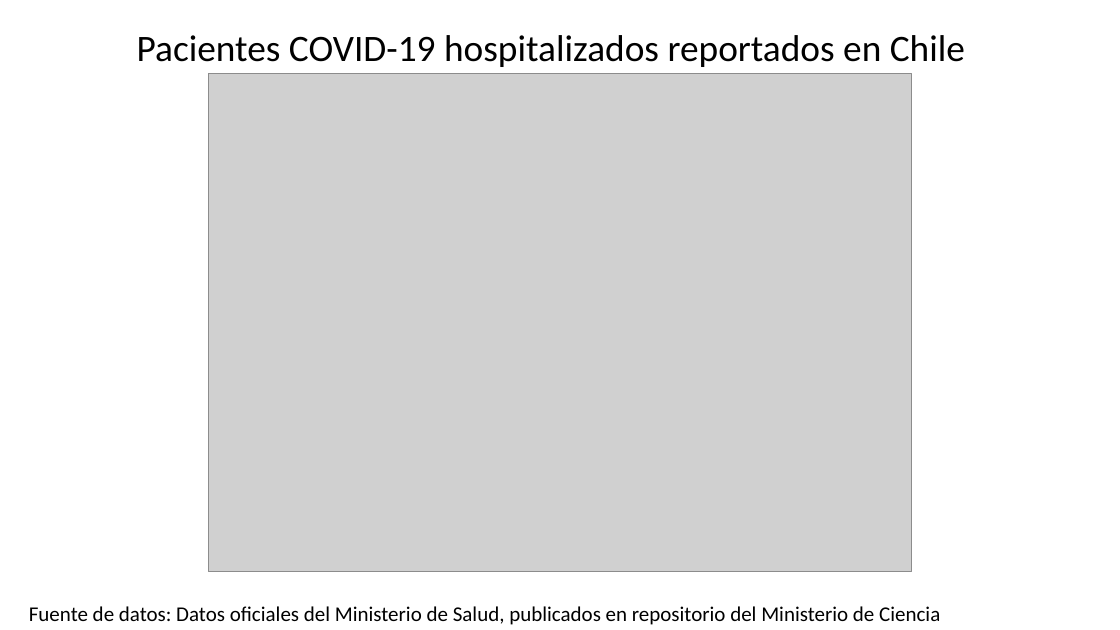
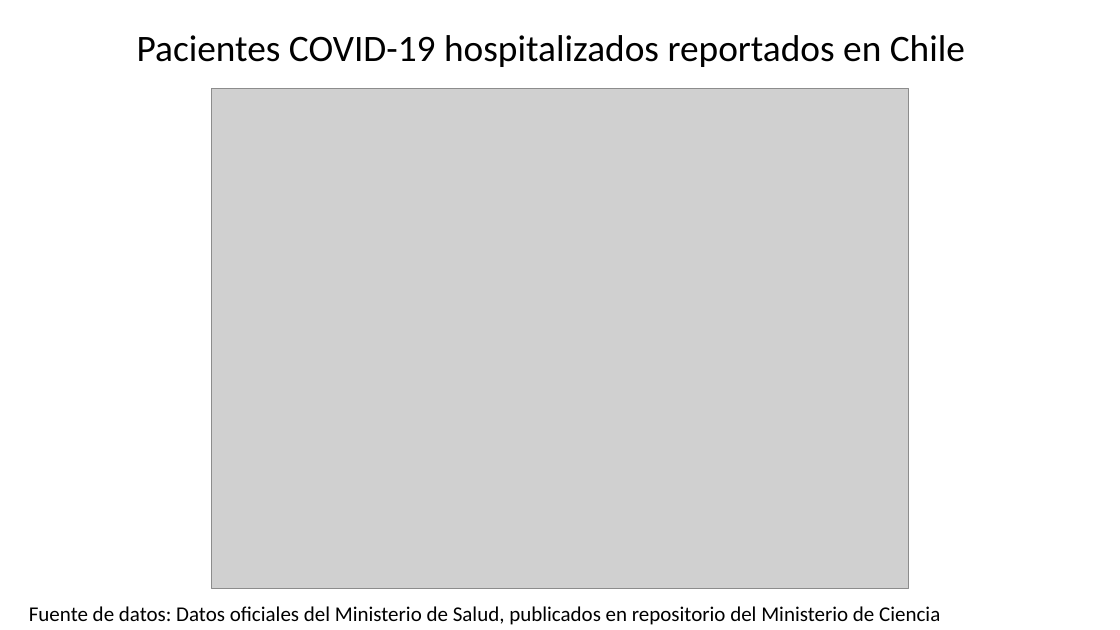
Before and after one commit to dataCovid19CL/capsulasSemanales, a slide deck: slide 6 of DATOS COVID Chile 2022 07 16.pptx. Drawn at 1120x630 pixels with LibreOffice and Linux fonts; fonts in the diff are those of the drawing; grey boxes stand for pictures. Boxes give left, top, right and bottom in pixels: in the first picture for what was removed or moved away, otherwise in the second. Text is boxed around its words. In the diff, an @@ line names an element or a change of style, - is before the commit and + after.

```diff
--- a/DATOS COVID Chile 2022 07 16.pptx
+++ b/DATOS COVID Chile 2022 07 16.pptx
@@ text "Pacientes COVID-19 hospitalizados reportados en ..." rewrapped from box(129, 19, 992, 73) to box(137, 35, 965, 67) @@
@@ picture: place and size @@
-picture at box(208, 73, 912, 571)
+picture at box(211, 88, 909, 589)
```
Also in this commit, not shown: 1 other slide changed.
